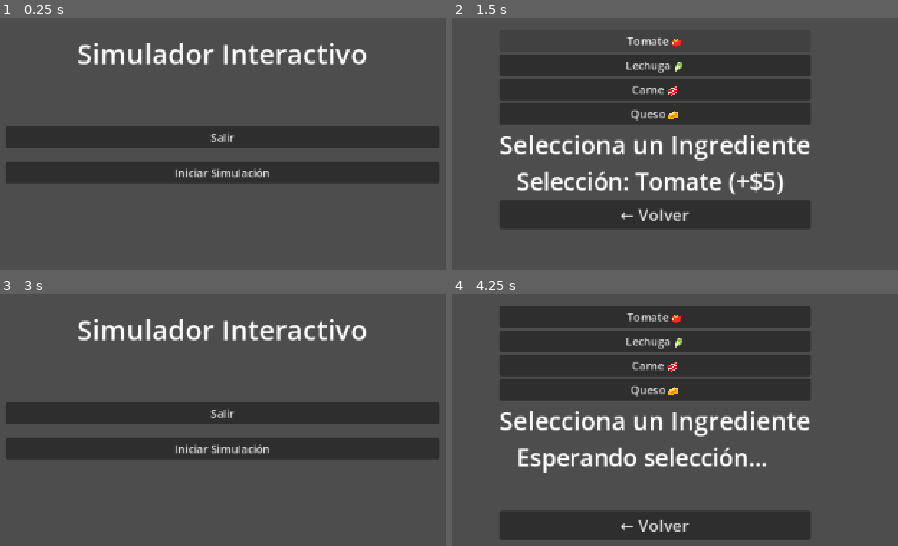
Above: before the commit, frames 1-4 (two rows, left to right).
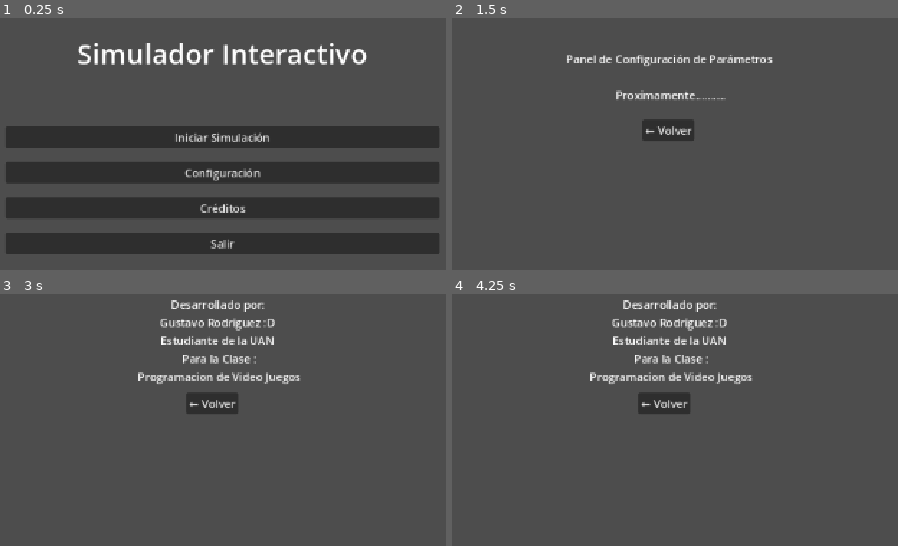
Above: after the commit, the same moments.

Repository: gustavo27715/taller1
Game: Godot game, scene res://src/core/MainApp.tscn
Two runs of this game, one before a commit and one after it. Both use one fixed random seed, a clock stepped at 60 frames per second and the inputs below. Before the commit the project starts from res://src/scenes/main.tscn.
Inputs (mouse positions are in pixels of both pictures, inside the frame that each line leads up to):
- Up to frame 1 (0.25 s): no input
- Up to frame 2 (1.5 s): click (675, 171) at 0.5 s, where only the run after the commit has a clickable "Configuración"; click (657, 40) at 1.25 s, where only the run before the commit has a clickable "Tomate 🍅"
- Up to frame 3 (3 s): click "← Volver" at 2 s; click (223, 483) at 2.75 s, where only the run after the commit has a clickable "Créditos"
- Up to frame 4 (4.25 s): click (675, 447) at 3.5 s, where only the run before the commit has a clickable "Iniciar Simulación"

The runs differ from the first frame. In frame 1, 16% of the frame differs, in the area x 1-99%, y 45-94%; in frame 2, 30%; in frame 3, 20%; in frame 4, 36%, in the area x 10-81%, y 2-98%.

Commit message:
feat: implement EventBus navigation architecture and config/credits panels

Diff:
--- a/project.godot
+++ b/project.godot
@@ -11,9 +11,13 @@
 [application]
 
 config/name="proyecto_sprint1"
-run/main_scene="uid://bkoyuq350gray"
+run/main_scene="uid://bhvkc85vrtsx1"
 config/features=PackedStringArray("4.7", "GL Compatibility")
 config/icon="res://icon.svg"
+
+[autoload]
+
+EventBus="*uid://l4327nmdgwma"
 
 [display]
 
--- /dev/null
+++ b/src/core/MainApp.tscn
@@ -0,0 +1,14 @@
+[gd_scene format=3 uid="uid://bhvkc85vrtsx1"]
+
+[ext_resource type="Script" uid="uid://c2mu3icdadk0x" path="res://src/core/main_app.gd" id="1_ml36o"]
+
+[node name="MainApp" type="Node" unique_id=1326333879]
+script = ExtResource("1_ml36o")
+
+[node name="SceneContainer" type="Control" parent="." unique_id=1443540785]
+layout_mode = 3
+anchors_preset = 15
+anchor_right = 1.0
+anchor_bottom = 1.0
+grow_horizontal = 2
+grow_vertical = 2
--- /dev/null
+++ b/src/core/event_bus.gd
@@ -0,0 +1,8 @@
+# res://src/core/event_bus.gd
+extends Node
+
+# Señal global para solicitar el cambio de entornos interactivos
+signal navigation_requested(target_scene_path: String)
+
+# Señal global para notificar la modificación de parámetros lógicos
+signal parameter_changed(param_name: String, value: Variant)
--- /dev/null
+++ b/src/core/main_app.gd
@@ -0,0 +1,32 @@
+# res://src/core/main_app.gd
+extends Node
+
+@onready var scene_container: Control = $SceneContainer
+var current_scene: Node = null
+
+func _ready() -> void:
+	print("MainApp: Inicializando...")
+	EventBus.navigation_requested.connect(_on_navigation_requested)
+	_on_navigation_requested("res://src/scenes/menu/menu_panel.tscn")
+
+func _on_navigation_requested(target_scene_path: String) -> void:
+	print("MainApp: Navegando a: ", target_scene_path)
+
+	# Liberar escena anterior
+	if current_scene:
+		print("MainApp: Liberando escena anterior...")
+		current_scene.queue_free()
+		current_scene = null
+		# Esperar un frame para que se libere correctamente
+		await get_tree().process_frame
+
+	# Cargar nueva escena
+	var new_scene_resource = load(target_scene_path)
+
+	if new_scene_resource:
+		print("MainApp: Instanciando nueva escena...")
+		current_scene = new_scene_resource.instantiate()
+		scene_container.add_child(current_scene)
+		print("MainApp: Escena cargada correctamente")
+	else:
+		printerr("MainApp: Error crítico - No se pudo cargar: ", target_scene_path)
--- /dev/null
+++ b/src/scenes/config/config_panel.gd
@@ -0,0 +1,19 @@
+# res://src/scenes/config/config_panel.gd
+extends Control
+
+@onready var btn_back: Button = $BtnBack
+
+var _back_callback: Callable
+
+func _ready() -> void:
+	print("ConfigPanel: Conectando botón volver...")
+
+	_back_callback = func() -> void:
+		print("ConfigPanel: Solicitando volver al menú")
+		EventBus.navigation_requested.emit("res://src/scenes/menu/menu_panel.tscn")
+
+	btn_back.pressed.connect(_back_callback)
+
+func _exit_tree() -> void:
+	print("ConfigPanel: Desconectando botón volver...")
+	btn_back.pressed.disconnect(_back_callback)
--- /dev/null
+++ b/src/scenes/config/config_panel.tscn
@@ -0,0 +1,45 @@
+[gd_scene format=3 uid="uid://b006dc3d3w4ma"]
+
+[ext_resource type="Script" uid="uid://cbel40k5dy055" path="res://src/scenes/config/config_panel.gd" id="1_0mmty"]
+
+[node name="ConfigPanel" type="Control" unique_id=452277384]
+layout_mode = 3
+anchors_preset = 15
+anchor_right = 1.0
+anchor_bottom = 1.0
+grow_horizontal = 2
+grow_vertical = 2
+script = ExtResource("1_0mmty")
+
+[node name="Label" type="Label" parent="." unique_id=1523130276]
+layout_mode = 1
+anchors_preset = 8
+anchor_left = 0.5
+anchor_top = 0.5
+anchor_right = 0.5
+anchor_bottom = 0.5
+offset_left = -147.0
+offset_top = -114.0
+offset_right = 150.0
+offset_bottom = -39.0
+grow_horizontal = 2
+grow_vertical = 2
+text = "Panel de Configuración de Parámetros
+
+ Proximamente.........."
+horizontal_alignment = 1
+
+[node name="BtnBack" type="Button" parent="." unique_id=1224396282]
+layout_mode = 1
+anchors_preset = 8
+anchor_left = 0.5
+anchor_top = 0.5
+anchor_right = 0.5
+anchor_bottom = 0.5
+offset_left = -37.5
+offset_top = -15.5
+offset_right = 37.5
+offset_bottom = 15.5
+grow_horizontal = 2
+grow_vertical = 2
+text = "← Volver"
--- /dev/null
+++ b/src/scenes/credits/credits_panel.gd
@@ -0,0 +1,19 @@
+# res://src/scenes/credits/credits_panel.gd
+extends Control
+
+@onready var btn_back: Button = $BtnBack
+
+var _back_callback: Callable
+
+func _ready() -> void:
+	print("CreditsPanel: Conectando botón volver...")
+
+	_back_callback = func() -> void:
+		print("CreditsPanel: Solicitando volver al menú")
+		EventBus.navigation_requested.emit("res://src/scenes/menu/menu_panel.tscn")
+
+	btn_back.pressed.connect(_back_callback)
+
+func _exit_tree() -> void:
+	print("CreditsPanel: Desconectando botón volver...")
+	btn_back.pressed.disconnect(_back_callback)
--- /dev/null
+++ b/src/scenes/credits/credits_panel.tscn
@@ -0,0 +1,47 @@
+[gd_scene format=3 uid="uid://c1wrhnf2xr6sd"]
+
+[ext_resource type="Script" uid="uid://ch31hvhaibsft" path="res://src/scenes/credits/credits_panel.gd" id="1_w2i6q"]
+
+[node name="CreditsPanel" type="Control" unique_id=1261974687]
+layout_mode = 3
+anchors_preset = 15
+anchor_right = 1.0
+anchor_bottom = 1.0
+grow_horizontal = 2
+grow_vertical = 2
+script = ExtResource("1_w2i6q")
+
+[node name="Label" type="Label" parent="." unique_id=736437493]
+layout_mode = 1
+anchors_preset = 8
+anchor_left = 0.5
+anchor_top = 0.5
+anchor_right = 0.5
+anchor_bottom = 0.5
+offset_left = -192.0
+offset_top = -158.0
+offset_right = 201.0
+offset_bottom = -31.0
+grow_horizontal = 2
+grow_vertical = 2
+text = "Desarrollado por:
+Gustavo Rodriguez :D
+	Estudiante de la UAN
+Para la Clase :
+Programacion de Video Juegos"
+horizontal_alignment = 1
+
+[node name="BtnBack" type="Button" parent="." unique_id=320660068]
+layout_mode = 1
+anchors_preset = 8
+anchor_left = 0.5
+anchor_top = 0.5
+anchor_right = 0.5
+anchor_bottom = 0.5
+offset_left = -43.0
+offset_top = -19.0
+offset_right = 32.0
+offset_bottom = 12.0
+grow_horizontal = 2
+grow_vertical = 2
+text = "← Volver"
--- a/src/scenes/main.tscn
+++ /dev/null
@@ -1,37 +0,0 @@
-[gd_scene format=3 uid="uid://bkoyuq350gray"]
-
-[ext_resource type="Script" uid="uid://c7cv766ioyxua" path="res://src/scripts/main.gd" id="1_kkvs4"]
-
-[node name="Main" type="Control" unique_id=667920462]
-layout_mode = 3
-anchors_preset = 0
-offset_right = 40.0
-offset_bottom = 40.0
-script = ExtResource("1_kkvs4")
-
-[node name="MainContainer" type="VBoxContainer" parent="." unique_id=1742866891]
-propagate_maximum_size = false
-layout_mode = 0
-offset_left = 273.0
-offset_top = 186.0
-offset_right = 898.0
-offset_bottom = 401.0
-offset_transform_enabled = true
-theme_override_constants/separation = 20
-
-[node name="TitleLabel" type="Label" parent="MainContainer" unique_id=507813400]
-layout_mode = 2
-theme_override_font_sizes/font_size = 40
-text = "Simulador Interactivo
-"
-horizontal_alignment = 1
-
-[node name="BtnSalir" type="Button" parent="MainContainer" unique_id=1244599794]
-layout_mode = 2
-text = "Salir
-"
-
-[node name="BtnSimular" type="Button" parent="MainContainer" unique_id=954274350]
-layout_mode = 2
-text = "Iniciar Simulación
-"
--- /dev/null
+++ b/src/scenes/menu/menu_panel.gd
@@ -0,0 +1,47 @@
+# res://src/scenes/menu/menu_panel.gd
+extends Control
+
+@onready var btn_simulation: Button = $VBoxMenu/BtnSimular
+@onready var btn_config: Button = $VBoxMenu/BtnConfig
+@onready var btn_credits: Button = $VBoxMenu/BtnCredits
+@onready var btn_exit: Button = $VBoxMenu/BtnSalir
+
+# Referencias a las funciones anónimas para poder desconectarlas
+var _simulation_callback: Callable
+var _config_callback: Callable
+var _credits_callback: Callable
+var _exit_callback: Callable
+
+func _ready() -> void:
+	print("MenuPanel: Conectando botones...")
+
+	# Crear las funciones anónimas y guardarlas
+	_simulation_callback = func() -> void:
+		print("MenuPanel: Solicitando navegación a simulación")
+		EventBus.navigation_requested.emit("res://src/scenes/simulation/step_1_base.tscn")
+
+	_config_callback = func() -> void:
+		print("MenuPanel: Solicitando navegación a configuración")
+		EventBus.navigation_requested.emit("res://src/scenes/config/config_panel.tscn")
+
+	_credits_callback = func() -> void:
+		print("MenuPanel: Solicitando navegación a créditos")
+		EventBus.navigation_requested.emit("res://src/scenes/credits/credits_panel.tscn")
+
+	_exit_callback = func() -> void:
+		print("MenuPanel: Cerrando aplicación")
+		get_tree().quit()
+
+	# Conectar
+	btn_simulation.pressed.connect(_simulation_callback)
+	btn_config.pressed.connect(_config_callback)
+	btn_credits.pressed.connect(_credits_callback)
+	btn_exit.pressed.connect(_exit_callback)
+
+# ¡NUEVO! Desconectar señales al salir
+func _exit_tree() -> void:
+	print("MenuPanel: Desconectando botones...")
+	btn_simulation.pressed.disconnect(_simulation_callback)
+	btn_config.pressed.disconnect(_config_callback)
+	btn_credits.pressed.disconnect(_credits_callback)
+	btn_exit.pressed.disconnect(_exit_callback)
--- /dev/null
+++ b/src/scenes/menu/menu_panel.tscn
@@ -0,0 +1,47 @@
+[gd_scene format=3 uid="uid://bkoyuq350gray"]
+
+[ext_resource type="Script" uid="uid://c7cv766ioyxua" path="res://src/scenes/menu/menu_panel.gd" id="1_3fi7p"]
+
+[node name="Main" type="Control" unique_id=667920462]
+layout_mode = 3
+anchors_preset = 0
+offset_right = 40.0
+offset_bottom = 40.0
+script = ExtResource("1_3fi7p")
+
+[node name="VBoxMenu" type="VBoxContainer" parent="." unique_id=354818758]
+propagate_maximum_size = false
+layout_mode = 0
+offset_left = 273.0
+offset_top = 186.0
+offset_right = 898.0
+offset_bottom = 503.0
+size_flags_horizontal = 0
+offset_transform_enabled = true
+theme_override_constants/separation = 20
+
+[node name="TitleLabel" type="Label" parent="VBoxMenu" unique_id=507813400]
+layout_mode = 2
+theme_override_font_sizes/font_size = 40
+text = "Simulador Interactivo
+"
+horizontal_alignment = 1
+
+[node name="BtnSimular" type="Button" parent="VBoxMenu" unique_id=954274350]
+layout_mode = 2
+text = "Iniciar Simulación
+"
+
+[node name="BtnConfig" type="Button" parent="VBoxMenu" unique_id=977609838]
+layout_mode = 2
+text = "Configuración"
+
+[node name="BtnCredits" type="Button" parent="VBoxMenu" unique_id=2110435746]
+layout_mode = 2
+text = "Créditos
+"
+
+[node name="BtnSalir" type="Button" parent="VBoxMenu" unique_id=1244599794]
+layout_mode = 2
+text = "Salir
+"
--- /dev/null
+++ b/src/scenes/simulation/step_1_base.gd
@@ -0,0 +1,46 @@
+extends Control
+
+@onready var status_label: Label = $GridContainer/StatusLabel
+@onready var btn_volver: Button = $GridContainer/BtnVolver
+
+# Referencias a las funciones anónimas para poder desconectarlas
+var _tomate_callback: Callable
+var _lechuga_callback: Callable
+var _carne_callback: Callable
+var _queso_callback: Callable
+var _volver_callback: Callable
+
+func _ready() -> void:
+	print("Step1Base: Conectando botones...")
+
+	# Crear los callbacks para ingredientes
+	_tomate_callback = _on_ingrediente_selected.bind("Tomate", 5)
+	_lechuga_callback = _on_ingrediente_selected.bind("Lechuga", 3)
+	_carne_callback = _on_ingrediente_selected.bind("Carne", 10)
+	_queso_callback = _on_ingrediente_selected.bind("Queso", 8)
+
+	# Conectar ingredientes
+	$GridContainer/BtnTomate.pressed.connect(_tomate_callback)
+	$GridContainer/BtnLechuga.pressed.connect(_lechuga_callback)
+	$GridContainer/BtnCarne.pressed.connect(_carne_callback)
+	$GridContainer/BtnQueso.pressed.connect(_queso_callback)
+
+	# Conectar botón volver con EventBus
+	_volver_callback = func() -> void:
+		print("Step1Base: Solicitando volver al menú")
+		EventBus.navigation_requested.emit("res://src/scenes/menu/menu_panel.tscn")
+
+	btn_volver.pressed.connect(_volver_callback)
+
+func _on_ingrediente_selected(nombre: String, costo: int) -> void:
+	status_label.text = "Selección: %s (+$%d)" % [nombre, costo]
+	print("Seleccionaste: %s - Costo: $%d" % [nombre, costo])
+
+# ¡NUEVO! Desconectar señales al salir
+func _exit_tree() -> void:
+	print("Step1Base: Desconectando botones...")
+	$GridContainer/BtnTomate.pressed.disconnect(_tomate_callback)
+	$GridContainer/BtnLechuga.pressed.disconnect(_lechuga_callback)
+	$GridContainer/BtnCarne.pressed.disconnect(_carne_callback)
+	$GridContainer/BtnQueso.pressed.disconnect(_queso_callback)
+	btn_volver.pressed.disconnect(_volver_callback)
--- a/src/scenes/level_1.tscn
+++ b/src/scenes/simulation/step_1_base.tscn
@@ -1,13 +1,13 @@
 [gd_scene format=3 uid="uid://ncf52k0cd3fo"]
 
-[ext_resource type="Script" uid="uid://i2nf083o33s6" path="res://src/scenes/level_1.gd" id="1_fsauj"]
+[ext_resource type="Script" uid="uid://i2nf083o33s6" path="res://src/scenes/simulation/step_1_base.gd" id="1_vfrwq"]
 
-[node name="Level1" type="Control" unique_id=709630109]
+[node name="Step1Base" type="Control" unique_id=709630109]
 layout_mode = 3
 anchors_preset = 0
 offset_right = 40.0
 offset_bottom = 40.0
-script = ExtResource("1_fsauj")
+script = ExtResource("1_vfrwq")
 
 [node name="GridContainer" type="GridContainer" parent="." unique_id=15404037]
 propagate_maximum_size = false
--- a/src/scripts/level_1.gd
+++ /dev/null
@@ -1,19 +0,0 @@
-extends Control
-
-@onready var status_label: Label = $GridContainer/StatusLabel
-@onready var btn_volver: Button = $GridContainer/BtnVolver
-
-func _ready() -> void:
-	$GridContainer/BtnTomate.pressed.connect(_on_ingrediente_selected.bind("Tomate", 5))
-	$GridContainer/BtnLechuga.pressed.connect(_on_ingrediente_selected.bind("Lechuga", 3))
-	$GridContainer/BtnCarne.pressed.connect(_on_ingrediente_selected.bind("Carne", 10))
-	$GridContainer/BtnQueso.pressed.connect(_on_ingrediente_selected.bind("Queso", 8))
-
-	btn_volver.pressed.connect(_on_volver_pressed)
-
-func _on_ingrediente_selected(nombre: String, costo: int) -> void:
-	status_label.text = "Selección: %s (+$%d)" % [nombre, costo]
-	print("Seleccionaste: %s - Costo: $%d" % [nombre, costo])
-
-func _on_volver_pressed() -> void:
-	get_tree().change_scene_to_file("res://src/scenes/main.tscn")
--- a/src/scripts/main.gd
+++ /dev/null
@@ -1,14 +0,0 @@
-extends Control
-
-@onready var btn_simular: Button = $MainContainer/BtnSimular
-@onready var btn_salir: Button = $MainContainer/BtnSalir
-
-func _ready() -> void:
-	btn_simular.pressed.connect(_on_simular_pressed)
-	btn_salir.pressed.connect(_on_salir_pressed)
-
-func _on_simular_pressed() -> void:
-	get_tree().change_scene_to_file("res://src/scenes/level_1.tscn")
-
-func _on_salir_pressed() -> void:
-	get_tree().quit()
Not shown, added: src/core/event_bus.gd.uid
Not shown, added: src/core/main_app.gd.uid
Not shown, added: src/scenes/config/config_panel.gd.uid
Not shown, added: src/scenes/credits/credits_panel.gd.uid
Renamed: src/scripts/main.gd.uid -> src/scenes/menu/menu_panel.gd.uid
Renamed: src/scripts/level_1.gd.uid -> src/scenes/simulation/step_1_base.gd.uid
Not shown, added: 0001-uso-de-event-bus.md
